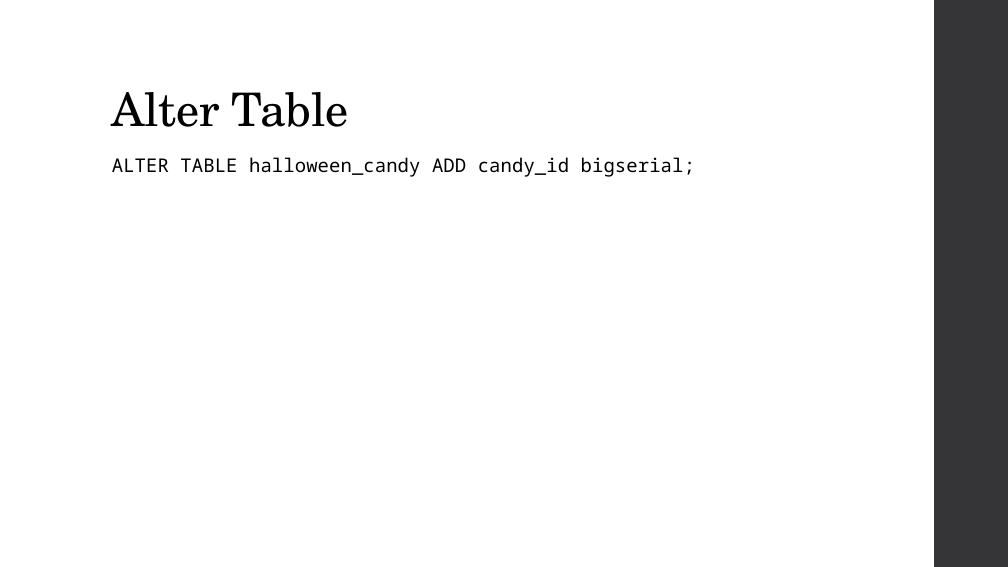
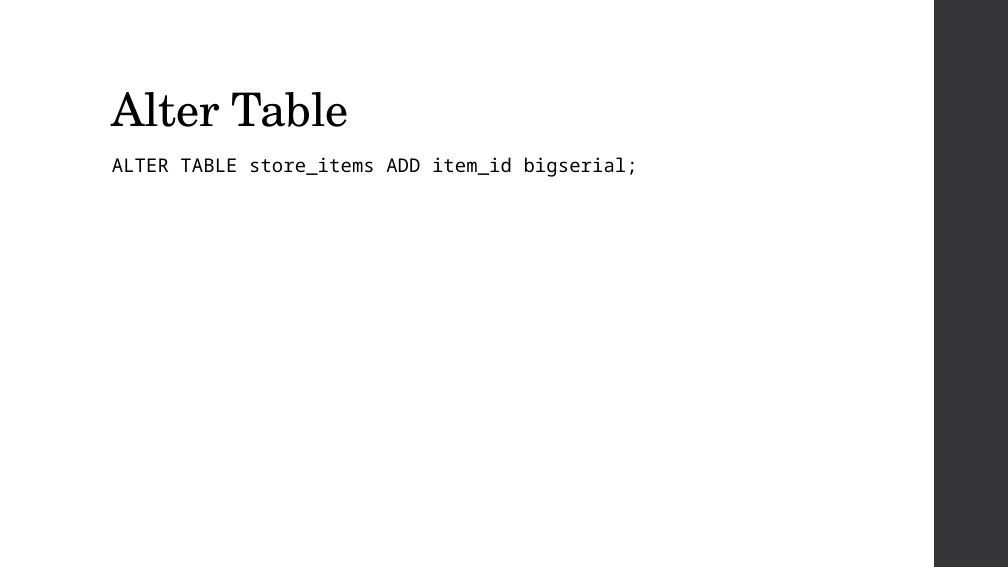
Before and after one commit to MGIS-UMN/GIS5577_week3, a slide deck: slide 18 of Database_Management.odp. Drawn at 1008x567 pixels with LibreOffice and Linux fonts; fonts in the diff are those of the drawing. Boxes give left, top, right and bottom in pixels: in the first picture for what was removed or moved away, otherwise in the second. Text is boxed around its words. In the diff, an @@ line names an element or a change of style, - is before the commit and + after.

Commit message:
Updated for 2024 - removed candy example

```diff
--- a/Database_Management.odp
+++ b/Database_Management.odp
@@ text at bbox=[112, 157, 638, 177]: text changed @@
-ALTER TABLE halloween_candy ADD candy_id bigserial;
+ALTER TABLE store_items ADD item_id bigserial;
```
Also in this commit, not shown: 12 other slides changed.
